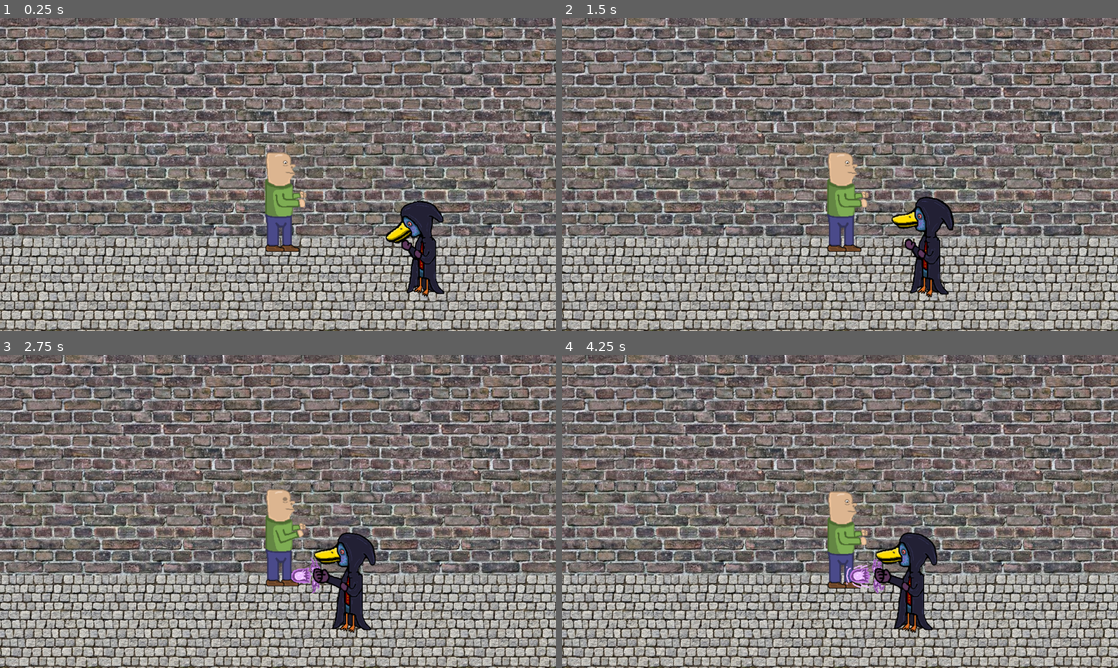
Above: before the commit, frames 1-4 (two rows, left to right).
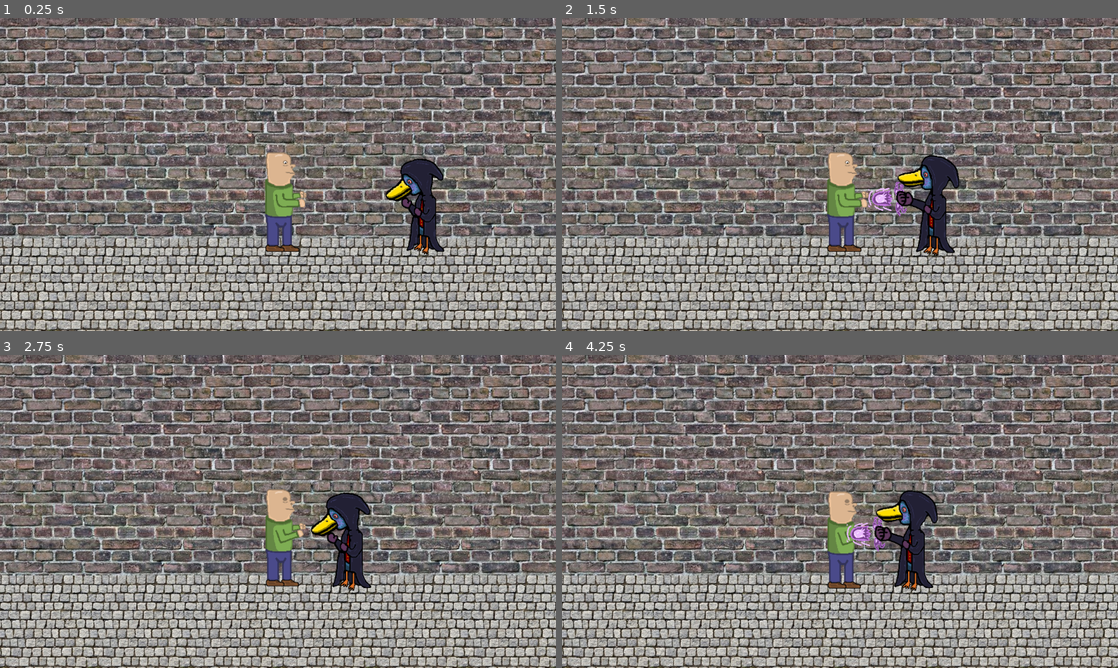
Above: after the commit, the same moments.

Repository: wildin-72/untitled_wild_game
Game: Godot game, scene res://scenes/GameScene/Levels/Level1.tscn
Same seed, same stepped clock (60 frames per second), same inputs: the game is played once before the commit and once after it. This scene is started directly instead of the project's main scene. Sound files missing from this copy of the repository are replaced by a short silence.
Inputs (mouse positions are in pixels of both pictures, inside the frame that each line leads up to):
- Up to frame 1 (0.25 s): no input
- Up to frame 2 (1.5 s): tap Enter (ui_accept) at 0.5, 0.77 s; move the mouse to (962, 158) at 0.52 s; hold Right (ui_right) 0.53-1.25 s; hold E (attack1) 0.53-1.25 s; click (962, 158) at 0.67 s; drag from (728, 190) to (862, 193) at 1.27 s
- Up to frame 3 (2.75 s): move the mouse to (333, 442) at 2.02 s; hold Right (ui_right) from 2.03 s (still down); hold D (attack3) from 2.03 s (still down)
- Up to frame 4 (4.25 s): release Right (ui_right) at 2.75 s; release D (attack3) at 2.75 s; drag from (812, 574) to (673, 464) at 2.77 s; move the mouse to (1006, 558) at 3.52 s; hold A (move_left) from 3.53 s (still down); hold E (attack1) from 3.53 s (still down); tap Enter (ui_accept) at 3.77 s

The runs differ from the first frame. In frame 1, 2.5% of the frame differs, in the area x 69-80%, y 44-90%; in frame 2, 3.0%; in frame 3, 2.8%; in frame 4, 3.4%, in the area x 47-68%, y 43-89%.

Commit message:
AI no longer goes towards feet

Diff:
--- a/entities/Cultist/Basic/cultist_basic.tscn
+++ b/entities/Cultist/Basic/cultist_basic.tscn
@@ -8,7 +8,7 @@
 [ext_resource type="Script" path="res://components/health.gd" id="6_jqgt5"]
 [ext_resource type="Script" path="res://components/statemachine.gd" id="7_iciu5"]
 [ext_resource type="Script" path="res://entities/Cultist/components/move_state.gd" id="8_gwllv"]
-[ext_resource type="Script" path="res://entities/Cultist/Basic/punch_state.gd" id="9_gkgfi"]
+[ext_resource type="Script" path="res://entities/Cultist/components/punch_state.gd" id="9_gkgfi"]
 [ext_resource type="Script" path="res://entities/Cultist/components/charge_state.gd" id="10_gxy3b"]
 [ext_resource type="Script" path="res://entities/Cultist/components/hit_state.gd" id="11_cthhp"]
 [ext_resource type="Script" path="res://entities/Cultist/components/death_state.gd" id="12_ve0d7"]
@@ -16,6 +16,48 @@
 [sub_resource type="CapsuleShape2D" id="CapsuleShape2D_bq6n0"]
 radius = 15.0
 height = 60.0
+
+[sub_resource type="Animation" id="Animation_tndjn"]
+resource_name = "charge"
+length = 0.2
+loop_mode = 1
+step = 0.025
+tracks/0/type = "value"
+tracks/0/imported = false
+tracks/0/enabled = true
+tracks/0/path = NodePath("Sprite2D:texture")
+tracks/0/interp = 1
+tracks/0/loop_wrap = true
+tracks/0/keys = {
+"times": PackedFloat32Array(0),
+"transitions": PackedFloat32Array(1),
+"update": 1,
+"values": [ExtResource("2_paciu")]
+}
+tracks/1/type = "value"
+tracks/1/imported = false
+tracks/1/enabled = true
+tracks/1/path = NodePath("Sprite2D:scale")
+tracks/1/interp = 1
+tracks/1/loop_wrap = true
+tracks/1/keys = {
+"times": PackedFloat32Array(0, 0.1),
+"transitions": PackedFloat32Array(0, 0),
+"update": 0,
+"values": [Vector2(1, 1), Vector2(1.025, 1.025)]
+}
+tracks/2/type = "value"
+tracks/2/imported = false
+tracks/2/enabled = true
+tracks/2/path = NodePath("Sprite2D:frame")
+tracks/2/interp = 1
+tracks/2/loop_wrap = true
+tracks/2/keys = {
+"times": PackedFloat32Array(0),
+"transitions": PackedFloat32Array(1),
+"update": 1,
+"values": [0]
+}
 
 [sub_resource type="Animation" id="Animation_se502"]
 resource_name = "punch"
@@ -77,48 +119,6 @@
 "values": [1, 2]
 }
 
-[sub_resource type="Animation" id="Animation_tndjn"]
-resource_name = "charge"
-length = 0.2
-loop_mode = 1
-step = 0.025
-tracks/0/type = "value"
-tracks/0/imported = false
-tracks/0/enabled = true
-tracks/0/path = NodePath("Sprite2D:texture")
-tracks/0/interp = 1
-tracks/0/loop_wrap = true
-tracks/0/keys = {
-"times": PackedFloat32Array(0),
-"transitions": PackedFloat32Array(1),
-"update": 1,
-"values": [ExtResource("2_paciu")]
-}
-tracks/1/type = "value"
-tracks/1/imported = false
-tracks/1/enabled = true
-tracks/1/path = NodePath("Sprite2D:scale")
-tracks/1/interp = 1
-tracks/1/loop_wrap = true
-tracks/1/keys = {
-"times": PackedFloat32Array(0, 0.1),
-"transitions": PackedFloat32Array(0, 0),
-"update": 0,
-"values": [Vector2(1, 1), Vector2(1.025, 1.025)]
-}
-tracks/2/type = "value"
-tracks/2/imported = false
-tracks/2/enabled = true
-tracks/2/path = NodePath("Sprite2D:frame")
-tracks/2/interp = 1
-tracks/2/loop_wrap = true
-tracks/2/keys = {
-"times": PackedFloat32Array(0),
-"transitions": PackedFloat32Array(1),
-"update": 1,
-"values": [0]
-}
-
 [sub_resource type="AnimationLibrary" id="AnimationLibrary_m3idh"]
 _data = {
 "charge": SubResource("Animation_tndjn"),
@@ -138,17 +138,19 @@
 script = ExtResource("1_c1svj")
 state_machine = NodePath("StateMachine")
 health = NodePath("Health")
+metadata/_edit_lock_ = true
 
 [node name="CollisionShape2D" type="CollisionShape2D" parent="."]
-position = Vector2(0, 96)
 rotation = 1.5708
 shape = SubResource("CapsuleShape2D_bq6n0")
 
 [node name="NavigationAgent2D" type="NavigationAgent2D" parent="."]
 
 [node name="Sprite2D" type="Sprite2D" parent="."]
+position = Vector2(0, -97)
 texture = ExtResource("2_paciu")
 hframes = 3
+frame = 2
 
 [node name="AnimationPlayer" type="AnimationPlayer" parent="Sprite2D"]
 root_node = NodePath("../..")
@@ -161,9 +163,9 @@
 script = ExtResource("4_85cbw")
 
 [node name="CollisionShape2D" type="CollisionShape2D" parent="HitBox"]
-position = Vector2(-59, -15)
+position = Vector2(-83, -110)
 rotation = 1.5708
-scale = Vector2(1, 1.44)
+scale = Vector2(1, 0.960001)
 shape = SubResource("CapsuleShape2D_dorx0")
 disabled = true
 
@@ -174,6 +176,7 @@
 health = NodePath("../Health")
 
 [node name="CollisionShape2D" type="CollisionShape2D" parent="Hurtbox"]
+position = Vector2(0, -97)
 shape = SubResource("CapsuleShape2D_l31x5")
 
 [node name="Health" type="Node" parent="."]
--- a/entities/Cultist/Projectile/cultist_projectile.tscn
+++ b/entities/Cultist/Projectile/cultist_projectile.tscn
@@ -1,16 +1,15 @@
-[gd_scene load_steps=22 format=3 uid="uid://btuf5s7dicvbh"]
+[gd_scene load_steps=20 format=3 uid="uid://btuf5s7dicvbh"]
 
 [ext_resource type="Script" path="res://entities/Cultist/Projectile/cultist_projectile.gd" id="1_njrc8"]
 [ext_resource type="Texture2D" uid="uid://bawg68ivmc0aa" path="res://assets/images/Enemies/Cultistgoon/Projectile_Duckgoon_WalkandIdle.png" id="2_mhpk8"]
 [ext_resource type="Texture2D" uid="uid://bw1xaq1opin10" path="res://assets/images/Enemies/Cultistgoon/Duckgoon_attack-sheet.png" id="2_w4yhs"]
 [ext_resource type="Texture2D" uid="uid://cxu1qtjr7n3ah" path="res://assets/images/Enemies/Cultistgoon/Projectile_Duckgoon_attack.png" id="3_2c3kl"]
-[ext_resource type="Script" path="res://components/hitbox.gd" id="4_hauhk"]
 [ext_resource type="Script" path="res://components/hurtbox.gd" id="5_bpeyf"]
 [ext_resource type="Script" path="res://components/health.gd" id="6_p2p3e"]
 [ext_resource type="Script" path="res://components/statemachine.gd" id="7_gfvxy"]
 [ext_resource type="Script" path="res://entities/Cultist/components/move_state.gd" id="8_swrfs"]
 [ext_resource type="Script" path="res://entities/Cultist/components/charge_state.gd" id="10_3a8i3"]
-[ext_resource type="Script" path="res://entities/Cultist/Projectile/fireball_state.gd" id="10_bxbgw"]
+[ext_resource type="Script" path="res://entities/Cultist/components/fireball_state.gd" id="10_bxbgw"]
 [ext_resource type="Script" path="res://entities/Cultist/components/hit_state.gd" id="11_57aty"]
 [ext_resource type="PackedScene" uid="uid://cwukenqy702ve" path="res://entities/Cultist/Projectile/fireball.tscn" id="11_u4u2p"]
 [ext_resource type="Script" path="res://entities/Cultist/components/death_state.gd" id="12_kbnfm"]
@@ -128,10 +127,6 @@
 "walk": SubResource("Animation_gdtdv")
 }
 
-[sub_resource type="CapsuleShape2D" id="CapsuleShape2D_dorx0"]
-radius = 28.0
-height = 114.0
-
 [sub_resource type="CapsuleShape2D" id="CapsuleShape2D_l31x5"]
 radius = 34.0
 height = 222.0
@@ -143,13 +138,13 @@
 distance_from_player_y = 400
 
 [node name="CollisionShape2D" type="CollisionShape2D" parent="."]
-position = Vector2(0, 96)
 rotation = 1.5708
 shape = SubResource("CapsuleShape2D_bq6n0")
 
 [node name="NavigationAgent2D" type="NavigationAgent2D" parent="."]
 
 [node name="Sprite2D" type="Sprite2D" parent="."]
+position = Vector2(0, -97)
 texture = ExtResource("2_mhpk8")
 hframes = 3
 frame = 1
@@ -159,17 +154,6 @@
 libraries = {
 "": SubResource("AnimationLibrary_m3idh")
 }
-
-[node name="HitBox" type="Area2D" parent="."]
-collision_mask = 0
-script = ExtResource("4_hauhk")
-
-[node name="CollisionShape2D" type="CollisionShape2D" parent="HitBox"]
-position = Vector2(-59, -15)
-rotation = 1.5708
-scale = Vector2(1, 1.44)
-shape = SubResource("CapsuleShape2D_dorx0")
-disabled = true
 
 [node name="Hurtbox" type="Area2D" parent="." node_paths=PackedStringArray("health")]
 collision_layer = 0
@@ -178,6 +162,7 @@
 health = NodePath("../Health")
 
 [node name="CollisionShape2D" type="CollisionShape2D" parent="Hurtbox"]
+position = Vector2(0, -97)
 shape = SubResource("CapsuleShape2D_l31x5")
 
 [node name="Health" type="Node" parent="."]
@@ -216,7 +201,7 @@
 cultist = NodePath("../..")
 
 [node name="FireballSpawn" type="Marker2D" parent="."]
-position = Vector2(-82, -14)
+position = Vector2(-82, -111)
 
 [connection signal="received_damage" from="Hurtbox" to="." method="_on_hurtbox_received_damage"]
 [connection signal="health_depleted" from="Health" to="." method="_on_health_health_depleted"]
--- a/entities/Cultist/components/charge_state.gd
+++ b/entities/Cultist/components/charge_state.gd
@@ -11,5 +11,5 @@
 
 func charge():
 	animator.play("charge")
-	await get_tree().create_timer(0.5).timeout
+	await get_tree().create_timer(1).timeout
 	emit_signal("attack")
--- a/entities/Cultist/components/move_state.gd
+++ b/entities/Cultist/components/move_state.gd
@@ -18,8 +18,10 @@
 
 func actor_setup():
 	await get_tree().physics_frame
-
-	set_movement_target(Vector2(player.position.x + cultist.distance_from_player_x, player.position.y))
+	if not player:
+		return
+	var player_pos = player.get_node("Hurtbox").global_position
+	set_movement_target(Vector2(player_pos.x + cultist.distance_from_player_x, player_pos.y))
 
 func set_movement_target(movement_target: Vector2):
 	navigation_agent.target_position = movement_target
@@ -42,26 +44,26 @@
 	return
 
 func physics_update(_delta):
+	if not player:
+		return
 	check_if_velocity_zero()
 	if navigation_agent.is_navigation_finished():
 		change_to_charge()
-
-	# TODO Set movement target less often
-	# this could cause performance issues later
-
+	var player_pos = player.get_node("Hurtbox").global_position
+	var player_target = cultist.distance_from_player_x
 
 	# Check if player X compared to cultist is negative or positive
 	# Change flipped state based on this
-	if player.position.x > cultist.position.x:
+	if player_pos.x > cultist.position.x:
 		sprite.flip_h = true
 		emit_signal("flipped")
-		set_movement_target(Vector2(player.position.x - cultist.distance_from_player_x, player.position.y))
+		set_movement_target(Vector2(player_pos.x - player_target, player_pos.y))
 	else:
 		sprite.flip_h = false
 		emit_signal("unflipped")
-		set_movement_target(Vector2(player.position.x + cultist.distance_from_player_x, player.position.y))
+		set_movement_target(Vector2(player_pos.x + player_target, player_pos.y))
 
-	if is_close_to_player():
+	if is_close_to_player(player_pos):
 		change_to_charge()
 	var current_cultist_position: Vector2 = cultist.global_position
 	var next_path_position: Vector2 = navigation_agent.get_next_path_position()
@@ -70,14 +72,13 @@
 
 	cultist.move_and_slide()
 
-func is_close_to_player() -> bool:
-	var player_pos = player.position
+func is_close_to_player(player_pos: Vector2) -> bool:
 	var cultist_pos = cultist.position
 	var distance_y = cultist.distance_from_player_y
 	var distance_x = cultist.distance_from_player_x
 	if abs(player.position.y - cultist_pos.y) <= distance_y:
-		if !cultist.flipped and player_pos.x < cultist_pos.x and abs(player_pos.x - cultist_pos.x) <= distance_x:
+		if !cultist.flipped and player_pos.x <= cultist_pos.x and abs(player_pos.x - cultist_pos.x) <= distance_x:
 			return true
-		elif cultist.flipped and player_pos.x > cultist_pos.x and abs(player_pos.x - cultist_pos.x) <= distance_x:
+		elif cultist.flipped and player_pos.x >= cultist_pos.x and abs(player_pos.x - cultist_pos.x) <= distance_x:
 			return true
 	return false
Renamed: entities/Cultist/Projectile/fireball_state.gd -> entities/Cultist/components/fireball_state.gd
Renamed: entities/Cultist/Basic/punch_state.gd -> entities/Cultist/components/punch_state.gd
